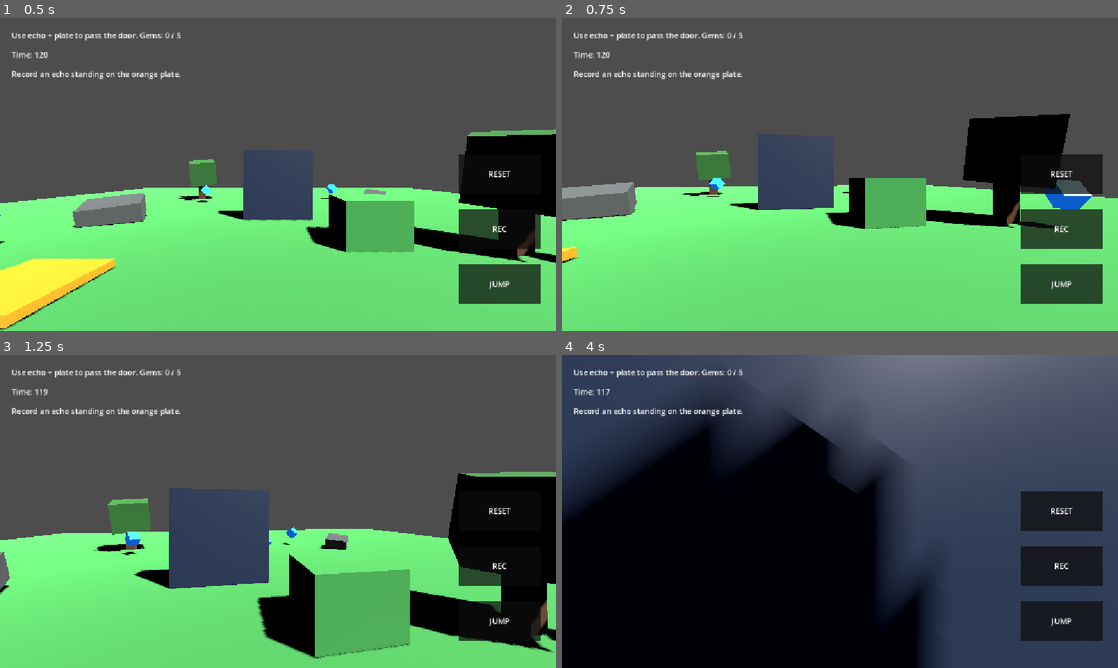
Above: before the commit, frames 1-4 (two rows, left to right).
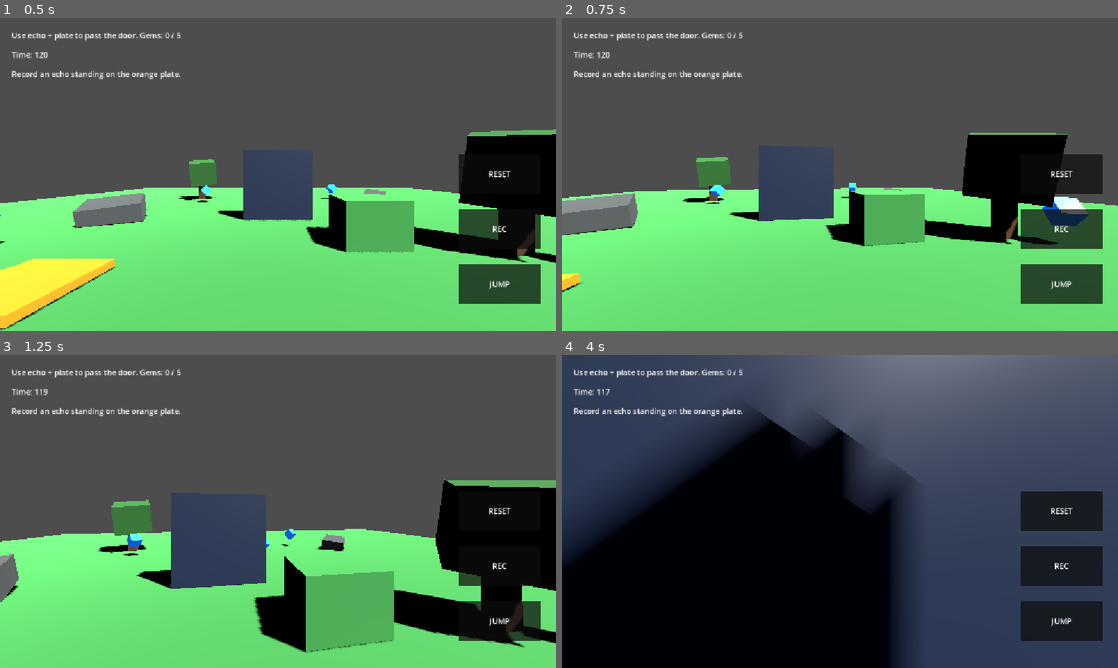
Above: after the commit, the same moments.

Repository: tan15hacks/lowpoly-android
Game: Godot game, scene res://scenes/main.tscn
Same seed, same stepped clock (60 frames per second), same inputs: the game is played once before the commit and once after it.
Inputs (mouse positions are in pixels of both pictures, inside the frame that each line leads up to):
- Up to frame 1 (0.5 s): no input
- Up to frame 2 (0.75 s): move the mouse to (867, 174) at 0.52 s; hold W (move_forward) from 0.53 s (still down); tap Space (jump) at 0.6 s
- Up to frame 3 (1.25 s): keep holding W (move_forward); tap Space (jump) at 0.77, 1.07 s
- Up to frame 4 (4 s): keep holding W (move_forward); move the mouse to (812, 511) at 1.27 s; tap Space (jump) at 1.35, 1.52, 1.82, 2.1, 2.85, 3.02, 3.32, 3.6, 3.77 s; move the mouse to (851, 505) at 2.02 s; move the mouse to (834, 517) at 2.77 s; move the mouse to (878, 514) at 3.52 s

Frame 1 is identical in both runs. In frame 2, 9.4% of the frame differs, in the area x 0-100%, y 30-88%; in frame 3, 6.6%; in frame 4, 11%, in the area x 0-68%, y 13-100%.

Commit message:
Polish mobile player movement and add forgiving jump timing

Diff:
--- a/lowpoly-android/scripts/player.gd
+++ b/lowpoly-android/scripts/player.gd
@@ -1,14 +1,19 @@
 extends CharacterBody3D
 
-@export var speed: float = 5.0
-@export var acceleration: float = 12.0
-@export var jump_velocity: float = 4.5
+@export var speed: float = 5.6
+@export var acceleration: float = 18.0
+@export var air_acceleration: float = 8.0
+@export var jump_velocity: float = 4.9
 @export var look_sensitivity: float = 0.003
+@export var coyote_time: float = 0.12
+@export var jump_buffer_time: float = 0.12
 
 var gravity: float = ProjectSettings.get_setting("physics/3d/default_gravity")
 var pitch: float = 0.0
 var mobile_move_vector: Vector2 = Vector2.ZERO
 var mobile_jump_requested: bool = false
+var coyote_timer: float = 0.0
+var jump_buffer_timer: float = 0.0
 
 @onready var head: Node3D = $Head
 
@@ -28,24 +33,33 @@
 		Input.set_mouse_mode(Input.MOUSE_MODE_VISIBLE)
 
 func _physics_process(delta: float) -> void:
-	if not is_on_floor():
+	if is_on_floor():
+		coyote_timer = coyote_time
+	else:
+		coyote_timer = max(coyote_timer - delta, 0.0)
 		velocity.y -= gravity * delta
 
-	if (Input.is_action_just_pressed("jump") or mobile_jump_requested) and is_on_floor():
+	if Input.is_action_just_pressed("jump") or mobile_jump_requested:
+		jump_buffer_timer = jump_buffer_time
+	mobile_jump_requested = false
+	jump_buffer_timer = max(jump_buffer_timer - delta, 0.0)
+
+	if jump_buffer_timer > 0.0 and coyote_timer > 0.0:
 		velocity.y = jump_velocity
-	mobile_jump_requested = false
+		jump_buffer_timer = 0.0
+		coyote_timer = 0.0
 
 	var keyboard_input := Input.get_vector("move_left", "move_right", "move_forward", "move_back")
 	var input_dir := keyboard_input
 	if mobile_move_vector.length() > 0.05:
-		input_dir = Vector2(mobile_move_vector.x, mobile_move_vector.y)
+		input_dir = mobile_move_vector.limit_length(1.0)
 
 	var direction := (global_transform.basis * Vector3(input_dir.x, 0.0, input_dir.y)).normalized()
-
+	var accel := acceleration if is_on_floor() else air_acceleration
 	var target_x := direction.x * speed
 	var target_z := direction.z * speed
-	velocity.x = move_toward(velocity.x, target_x, acceleration * delta)
-	velocity.z = move_toward(velocity.z, target_z, acceleration * delta)
+	velocity.x = move_toward(velocity.x, target_x, accel * delta)
+	velocity.z = move_toward(velocity.z, target_z, accel * delta)
 
 	move_and_slide()
 
@@ -53,6 +67,10 @@
 	rotate_y(-delta.x)
 	pitch = clamp(pitch - delta.y, deg_to_rad(-80), deg_to_rad(80))
 	head.rotation.x = pitch
+
+func teleport_to(pos: Vector3) -> void:
+	global_position = pos
+	velocity = Vector3.ZERO
 
 func get_echo_rotation() -> Vector3:
 	return Vector3(0.0, global_rotation.y, 0.0)
